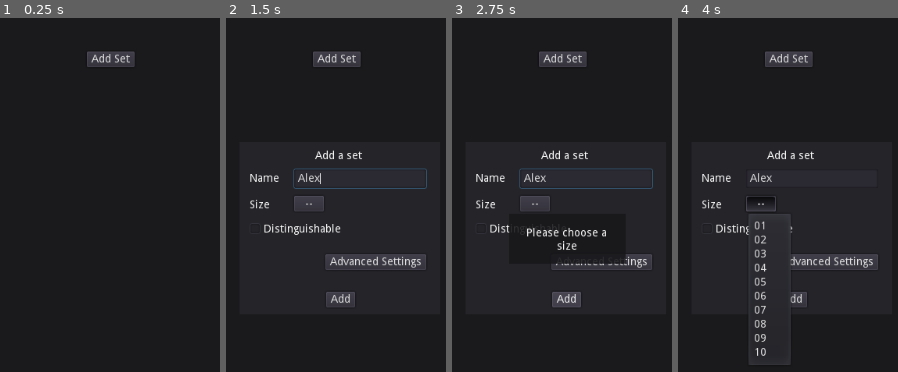
Above: before the commit, frames 1-4 (left to right).
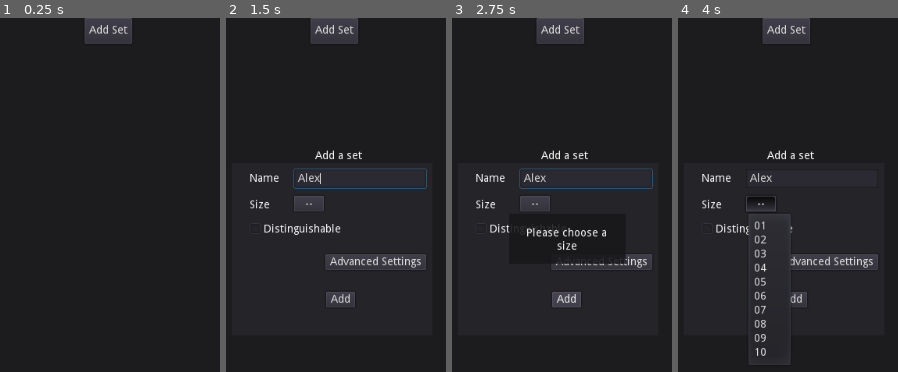
Above: after the commit, the same moments.

Repository: Mickaly13X/wv_project
Game: Godot game, scene res://Scenes/Main.tscn
The game is run twice, just before and just after one commit, with the same random seed, the same clock (stepped at 60 frames per second) and the same inputs.
Inputs (mouse positions are in pixels of both pictures, inside the frame that each line leads up to):
- Up to frame 1 (0.25 s): no input
- Up to frame 2 (1.5 s): click "Add Set" at 0.5 s; click (360, 177) at 1.27 s; type "Alex" at 1.35 s
- Up to frame 3 (2.75 s): click "Add" at 2 s
- Up to frame 4 (4 s): click (748, 230) at 2.75 s; click "--" at 3.5 s

The runs differ from the first frame. In frame 1, 2.5% of the frame differs, in the area x 38-62%, y 0-14%; in frame 2, 2.5%; in frame 3, 2.5%; in frame 4, 2.5%.

Commit message:
🌱 IMPROVE: Started container management for better layout

Diff:
--- a/Visualizer/Scenes/Main.tscn
+++ b/Visualizer/Scenes/Main.tscn
@@ -6,22 +6,26 @@
 [ext_resource path="res://Scripts/PU_AddSet.gd" type="Script" id=4]
 [ext_resource path="res://util/blur.shader" type="Shader" id=5]
 
+[sub_resource type="StyleBoxFlat" id=2]
+bg_color = Color( 0.113725, 0.113725, 0.121569, 1 )
+
 [sub_resource type="ShaderMaterial" id=1]
 shader = ExtResource( 5 )
 shader_param/amount = 4.0
 
-[node name="Main" type="Node2D"]
+[node name="Main" type="Control"]
+anchor_right = 1.0
+anchor_bottom = 1.0
 script = ExtResource( 1 )
-
-[node name="Canvas" type="Node2D" parent="."]
-
-[node name="ColorRect" type="ColorRect" parent="Canvas"]
-show_behind_parent = true
-margin_right = 1024.0
-margin_bottom = 600.0
-color = Color( 0.105882, 0.105882, 0.113725, 1 )
-__meta__ = {
-"_edit_lock_": true,
+__meta__ = {
+"_edit_use_anchors_": false
+}
+
+[node name="Panel" type="Panel" parent="."]
+anchor_right = 1.0
+anchor_bottom = 1.0
+custom_styles/panel = SubResource( 2 )
+__meta__ = {
 "_edit_use_anchors_": false
 }
 
@@ -33,11 +37,19 @@
 visible = false
 position = Vector2( 641.002, 191.564 )
 
-[node name="B_AddSet" type="Button" parent="."]
-margin_left = 484.715
-margin_top = 42.5513
-margin_right = 545.715
-margin_bottom = 62.5513
+[node name="Buttons" type="HBoxContainer" parent="."]
+anchor_left = 0.5
+anchor_right = 0.5
+margin_left = -30.0
+margin_right = 31.0
+margin_bottom = 33.0
+__meta__ = {
+"_edit_use_anchors_": false
+}
+
+[node name="B_AddSet" type="Button" parent="Buttons"]
+margin_right = 61.0
+margin_bottom = 33.0
 focus_mode = 0
 enabled_focus_mode = 0
 text = "Add Set"
@@ -57,10 +69,14 @@
 }
 
 [node name="P_AddSet" type="Panel" parent="PU_AddSet"]
-margin_left = 390.891
-margin_top = 159.272
-margin_right = 647.891
-margin_bottom = 380.272
+anchor_left = 0.5
+anchor_top = 0.5
+anchor_right = 0.5
+anchor_bottom = 0.5
+margin_left = -128.5
+margin_top = -110.5
+margin_right = 128.5
+margin_bottom = 110.5
 __meta__ = {
 "_edit_use_anchors_": false
 }
@@ -171,7 +187,6 @@
 }
 
 [node name="PU_AdvancedSettings" type="Popup" parent="PU_AddSet"]
-visible = true
 margin_left = 1.48993
 margin_top = 1.21393
 margin_right = 1035.25
@@ -209,7 +224,6 @@
 text = "Done"
 
 [node name="Popup" type="Popup" parent="PU_AddSet"]
-visible = true
 margin_left = 446.148
 margin_top = 251.435
 margin_right = 593.148
@@ -244,7 +258,7 @@
 }
 
 [node name="Sets" type="Node2D" parent="."]
-[connection signal="button_up" from="B_AddSet" to="." method="_on_B_AddSet_button_up"]
+[connection signal="button_up" from="Buttons/B_AddSet" to="." method="_on_B_AddSet_button_up"]
 [connection signal="button_up" from="PU_AddSet/B_Add" to="PU_AddSet" method="_on_B_Add_button_up"]
 [connection signal="button_up" from="PU_AddSet/B_AdvancedSettings" to="PU_AddSet" method="_on_B_AdvancedSettings_button_up"]
 [connection signal="button_up" from="PU_AddSet/PU_AdvancedSettings/B_Done" to="PU_AddSet/PU_AdvancedSettings" method="_on_B_Done_button_up"]
--- a/Visualizer/Scripts/Main.gd
+++ b/Visualizer/Scripts/Main.gd
@@ -1,4 +1,4 @@
-extends Node2D
+extends Control
 
 const Exception = preload("res://util/ExceptionIDs.gd")
 
Not shown: 1 places in Visualizer/Scenes/Main.tscn that only renumber resources
